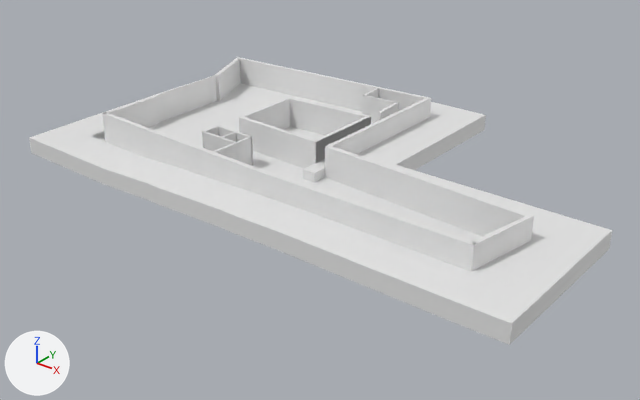
One commit to the Blender file blender/bavariathekE0.blend: the scene before it, then after it.
Before and after are seen from a camera (50 mm lens) standing at (59.4, -73.9, 39.8) and looking at (2.4, -2.6, -4.4). The lights are fixed; the arrows at lower left show +X, +Y and +Z.
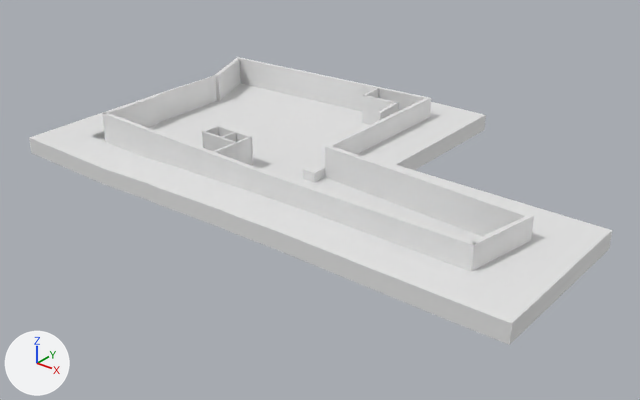
Pixel boxes [x1, y1, x2, y2] of what changed, in the pictures (640 x 400 px):
'Cube.062', deleted
    before: [239, 117, 316, 168]
'Cube.061', deleted
    before: [289, 97, 369, 135]
'Cube.065', deleted
    before: [240, 97, 290, 129]
'Cube.064', deleted
    before: [315, 116, 371, 163]

What the commit changed:
Object 'Cube.065' (ob_cube_065) is deleted.
Object 'Cube.061' (ob_cube_061) is deleted.
Object 'Cube.062' (ob_cube_062) is deleted.
Object 'Cube.064' (ob_cube_064) is deleted.
